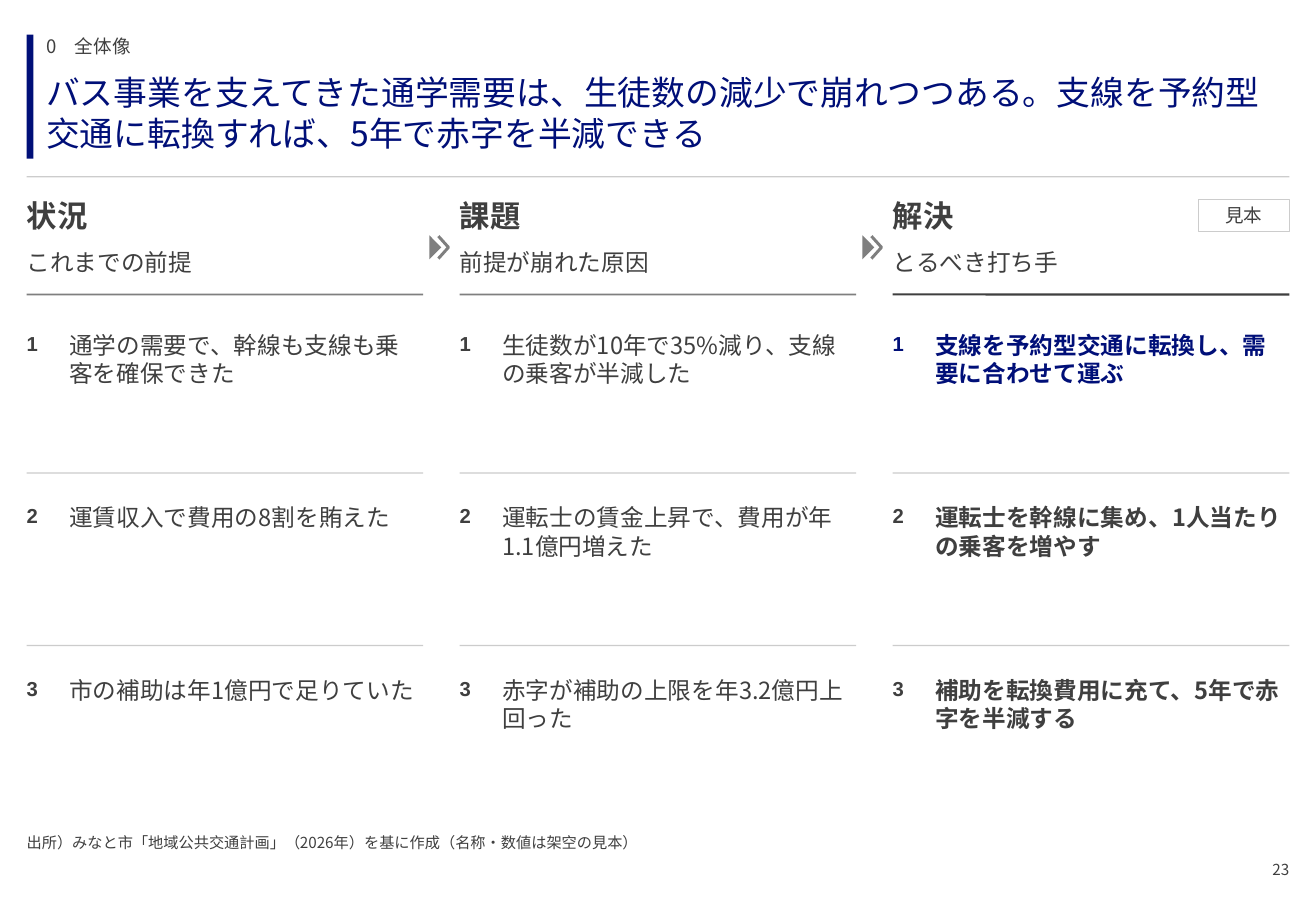
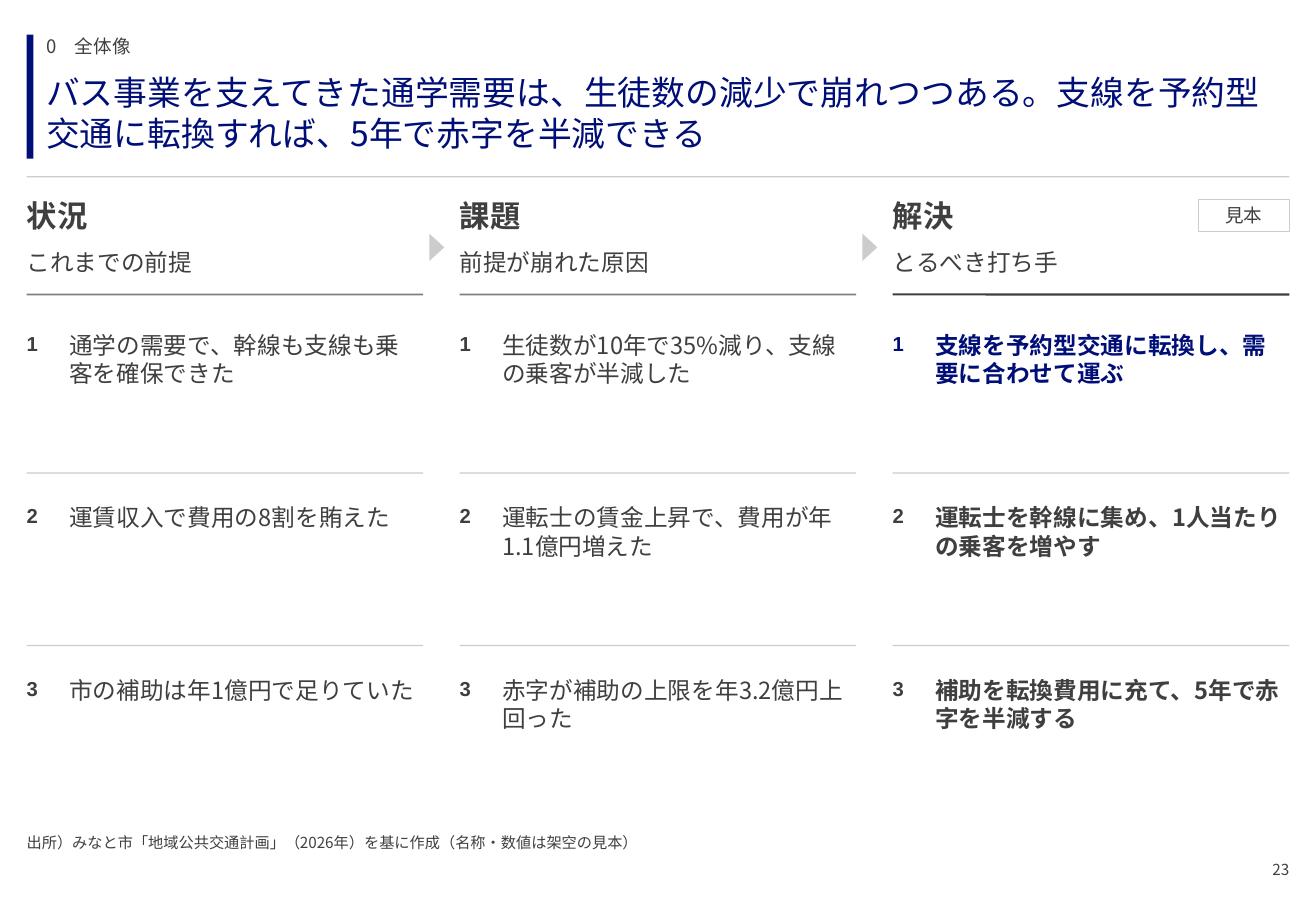
Before and after one commit to GontaHH/slide_builder, a slide deck: slide 23 of patterns/pattern-deck.pptx. Drawn at 1316x911 pixels with LibreOffice and Linux fonts; fonts in the diff are those of the drawing. Boxes give left, top, right and bottom in pixels: in the first picture for what was removed or moved away, otherwise in the second. Text is boxed around its words. In the diff, an @@ line names an element or a change of style, - is before the commit and + after.

```diff
--- a/patterns/pattern-deck.pptx
+++ b/patterns/pattern-deck.pptx
@@ freeform shape at bbox=[429, 233, 444, 261]: fill #7F7F7F to #CCCCCC; outline redrawn @@
@@ freeform shape removed at bbox=[439, 236, 448, 258] @@
@@ freeform shape at bbox=[863, 233, 877, 261]: fill #7F7F7F to #CCCCCC; outline redrawn @@
@@ freeform shape removed at bbox=[871, 236, 881, 258] @@
```
Also in this commit, not shown: 78 other slides changed, 16 other files.
